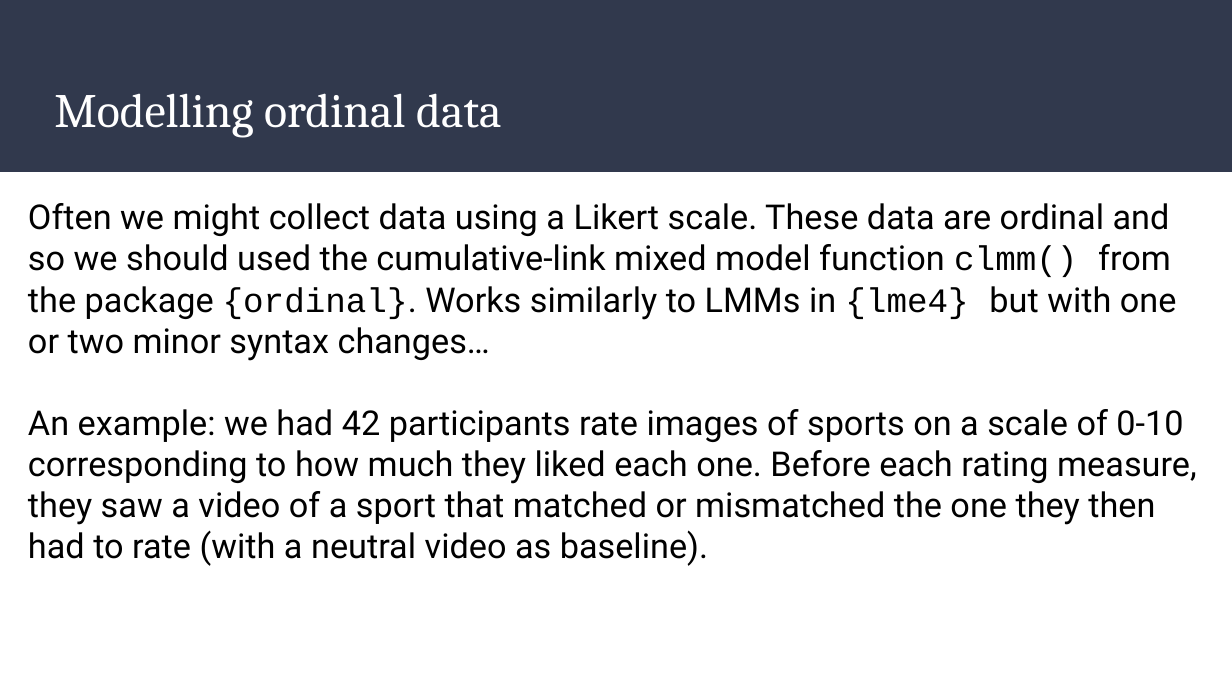
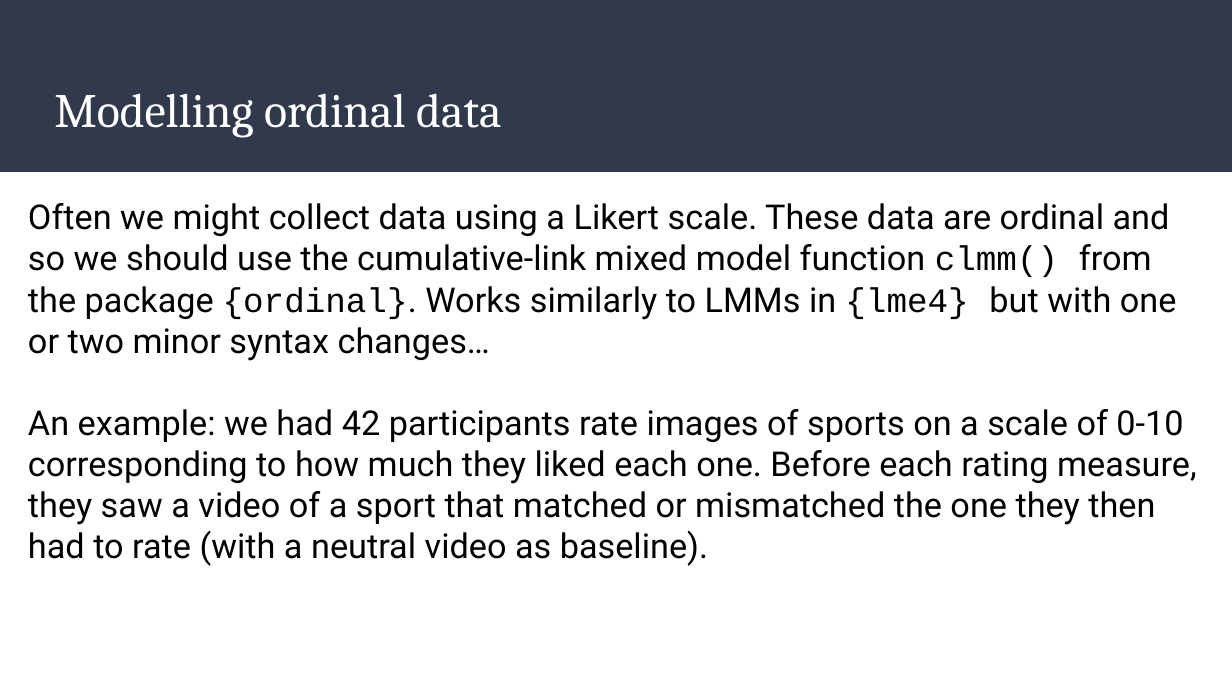
Before and after one commit to dannagifford/Wk5-16_mixed_models_pt2, a slide deck: slide 33 of slides/Mixed_Models_Part_2.odp (slide 32 before the commit). Drawn at 1232x693 pixels with LibreOffice and Linux fonts; fonts in the diff are those of the drawing. Boxes give left, top, right and bottom in pixels: in the first picture for what was removed or moved away, otherwise in the second. Text is boxed around its words. In the diff, an @@ line names an element or a change of style, - is before the commit and + after.

```diff
--- a/slides/Mixed_Models_Part_2.odp
+++ b/slides/Mixed_Models_Part_2.odp
@@ text at [28, 203, 1177, 361]: text changed @@
-Often we might collect data using a Likert scale. These data are ordinal and so we should used the cumulative-link mixed model function clmm() from the package {ordinal}. Works similarly to LMMs in {lme4} but with one or two minor syntax changes…
+Often we might collect data using a Likert scale. These data are ordinal and so we should use the cumulative-link mixed model function clmm() from the package {ordinal}. Works similarly to LMMs in {lme4} but with one or two minor syntax changes…
```
Also in this commit, not shown: 5 other slides changed, 1 slide added, 1 other file.
